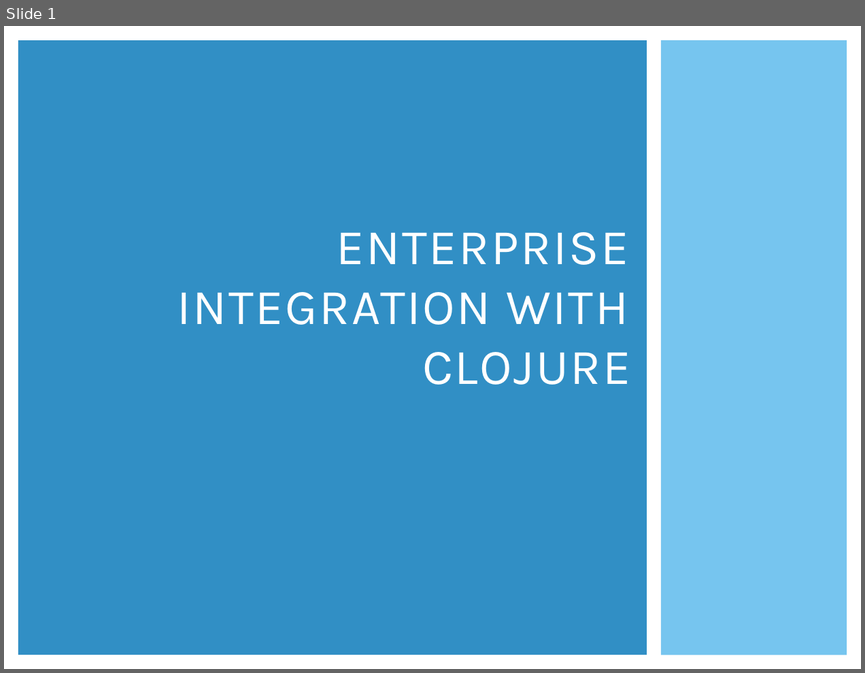
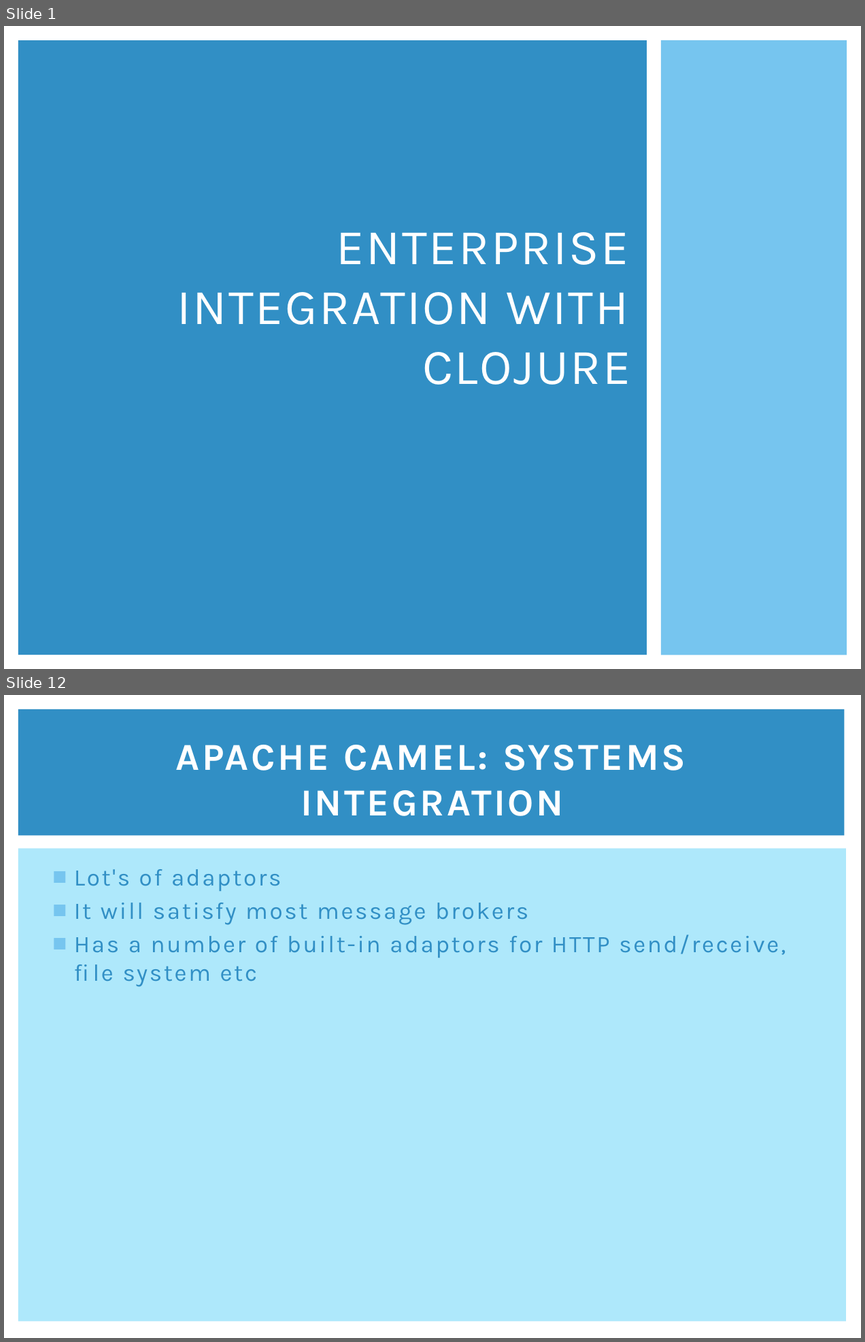
Before and after one commit to clumsyjedi/euroclojure2013, a slide deck: SLIDES.pptx. Shown one above the other, each under a label of ours: slide 1 before the commit, slides 1 and 12 after it; the slides between them are not shown. The pictures are 865x673 and 865x1342 pixels, drawn with LibreOffice and Linux fonts; fonts in the diff are those of the drawing. Boxes give left, top, right and bottom in pixels: in the first picture for what was removed or moved away, otherwise in the second. Text is boxed around its words. In the diff, an @@ line names an element or a change of style, - is before the commit and + after.

```diff
--- a/SLIDES.pptx
+++ b/SLIDES.pptx
@@ slide 12 added at bbox=[4, 695, 861, 1338], background #FFFFFF @@
@@ rectangle added at bbox=[18, 709, 844, 836], fill #318FC5 @@
@@ title added at bbox=[176, 745, 685, 816], 32 pt, text #FFFFFF, bold @@
+APACHE CAMEL: SYSTEMS INTEGRATION
@@ rectangle added at bbox=[18, 849, 847, 1321], fill #AEE8FB @@
@@ text added at bbox=[74, 869, 785, 987], 20 pt, text #318FC5 @@
+■ Lot's of adaptors
+■ It will satisfy most message brokers
+■ Has a number of built-in adaptors for HTTP send/receive, file system etc
```
Also in this commit, not shown: 1 slide changed, 26 other slides added, 7 slides removed.
